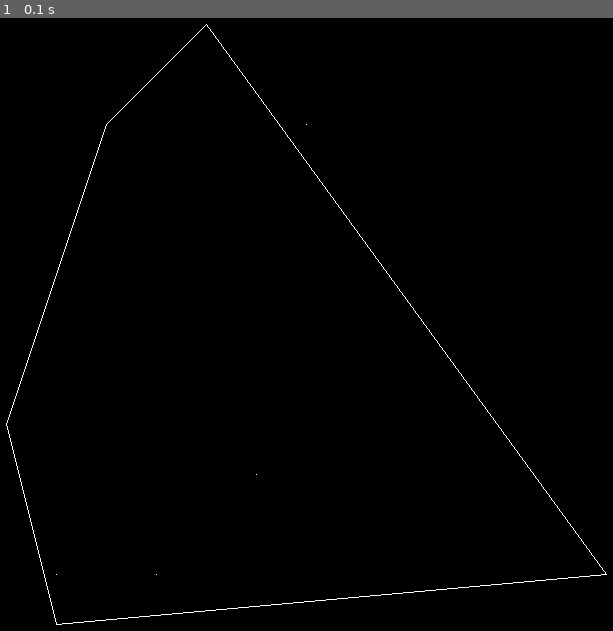
Above: before the commit, frame 1.
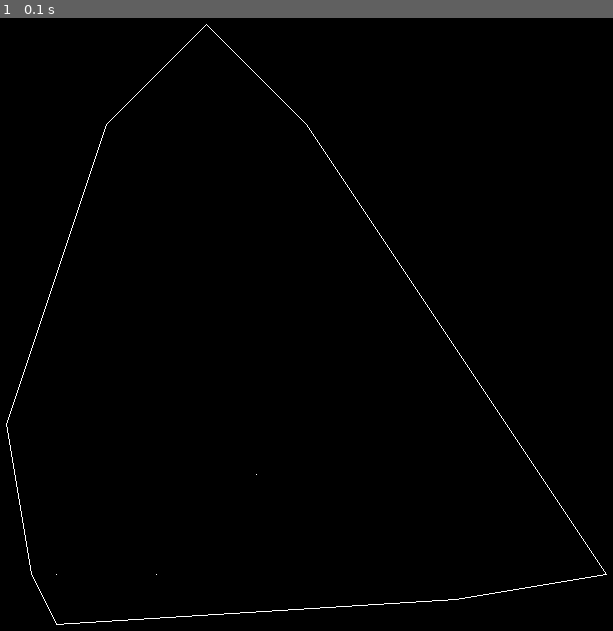
Above: after the commit, the same moment.

Repository: wallermatt/exercises
Game: pygame game, started from rubber_band.py
Same seed, same stepped clock (60 frames per second), same inputs: the game is played once before the commit and once after it.
Inputs:
- Up to frame 1 (0.1 s): no input

The runs differ from the first frame. In frame 1, 0.7% of the frame differs, in the area x 0-99%, y 1-100%.

Commit message:
rubber working

Diff:
--- a/rubber_band.py
+++ b/rubber_band.py
@@ -21,6 +21,8 @@
     (1,7),
     (2,10),
     (6,10),
+    (9,0.5),
+    (0.5,1),
 ]
 
 
@@ -40,9 +42,6 @@
                 continue
             new_gradient = (y_to - y_from) / (x_to - x_from)
             if new_gradient > gradient:
-                print(x_from, y_from)
-                print(x_to, y_to)
-                print(gradient, new_gradient)
                 path.append(p)
                 x_from, y_from = x_to, y_to
                 x_to, y_to = stop
@@ -52,10 +51,13 @@
     return path
 
 
-def point_rot_90(point):
+def point_rot_90_anti_cw(point):
     x, y = point
-    return (y, x)
+    return (-y, x)
 
+def point_rot_90_cw(point):
+    x, y = point
+    return (y, -x)
 
 def get_outer_points(points):
     outer_points = {
@@ -84,52 +86,36 @@
                     if yp < yo:
                         outer_points[o] = p
 
-    print(outer_points)
-
     top_left_points = traverse_outer_points(points, outer_points["left"], outer_points["top"])
 
-    print(top_left_points)
-
-    x_from, y_from = outer_points["top"]
-    x_to, y_to = outer_points["right"]
-    gradient = (y_to - y_from) / (x_to - x_from)
-    top_right_points = [outer_points["top"]]
-    restart = True
-    while restart:
-        restart = False
-        for p in points:
-            x_to, y_to = p
-            if x_to < x_from or y_to > y_from:
-                continue
-            if x_to - x_from == 0:
-                continue
-            new_gradient = (y_to - y_from) / (x_to - x_from)
-            if new_gradient > gradient:
-                top_right_points.append(p)
-                x_from, y_from = x_to, y_to
-                x_to, y_to = outer_points["right"]
-                gradient = (y_to - y_from) / (x_to - x_from)
-                restart = True
-                break
-
-    print(top_right_points)
+    path = traverse_outer_points(
+        [point_rot_90_anti_cw(p) for p in points],
+        point_rot_90_anti_cw(outer_points["top"]),
+        point_rot_90_anti_cw(outer_points["right"])
+    )
+    top_right_points = [point_rot_90_cw(p) for p in path]
 
     path = traverse_outer_points(
-        [point_rot_90(p) for p in points],
-        point_rot_90(outer_points["top"]),
-        point_rot_90(outer_points["right"])
+        [point_rot_90_anti_cw(point_rot_90_anti_cw(p)) for p in points],
+        point_rot_90_anti_cw(point_rot_90_anti_cw(outer_points["right"])),
+        point_rot_90_anti_cw(point_rot_90_anti_cw(outer_points["bottom"]))
     )
-    top_right_points = [point_rot_90(p) for p in path]
+    bottom_right_points = [point_rot_90_cw(point_rot_90_cw(p)) for p in path]
 
-    print(top_right_points)
+    path = traverse_outer_points(
+        [point_rot_90_cw(p) for p in points],
+        point_rot_90_cw(outer_points["bottom"]),
+        point_rot_90_cw(outer_points["left"])
+    )
+    bottom_left_points = [point_rot_90_anti_cw(p) for p in path]
 
-    return top_left_points + top_right_points + [outer_points["right"], outer_points["bottom"]]
+    return top_left_points + top_right_points + bottom_right_points + bottom_left_points
 
 
 def conv_ax(ax, pos):
     if pos:
         ax = 12 - ax
-    return 100 + ax * 50
+    return int(100 + ax * 50)
 
 
 def graphical_display(points, from_p):
